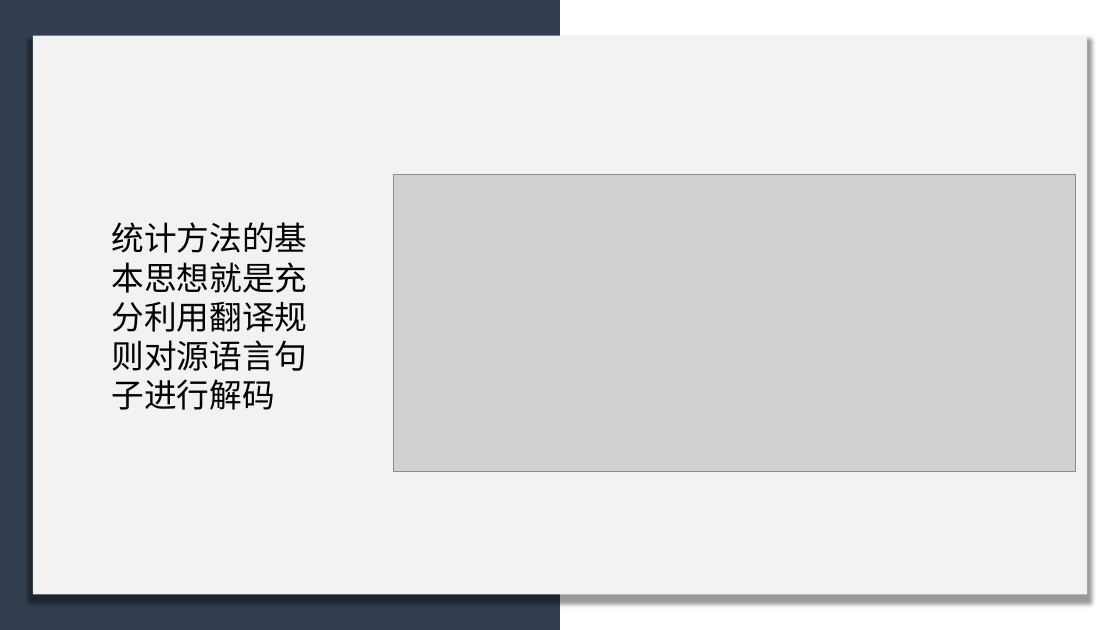
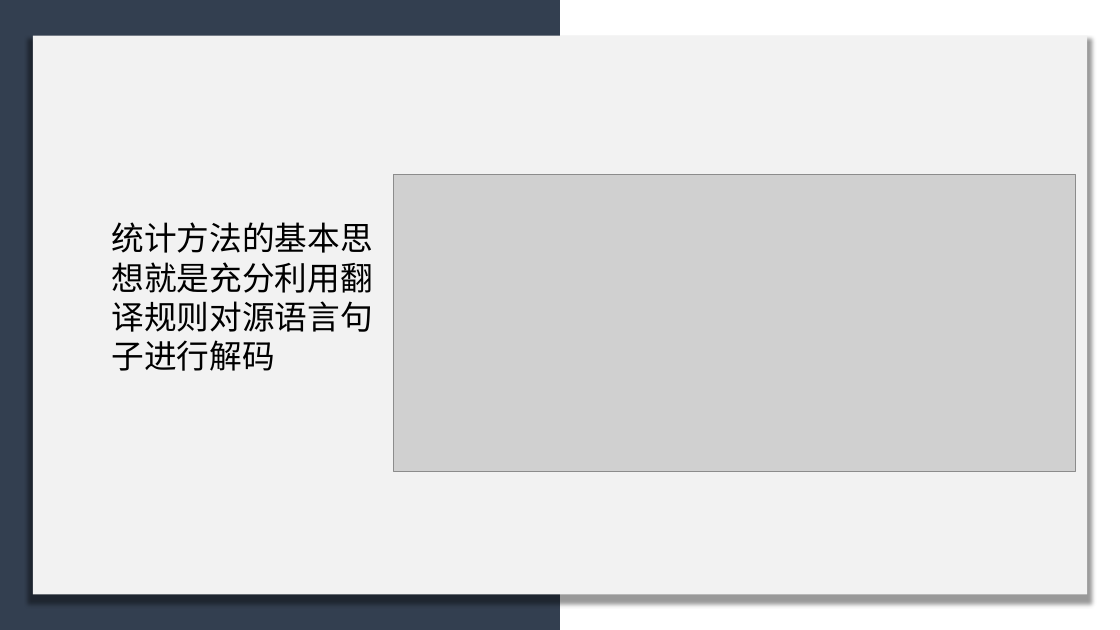
Before and after one commit to licheng0573/RosettaStone, a slide deck: slide 28 of 二组展示_10_24.pptx. Drawn at 1120x630 pixels with LibreOffice and Linux fonts; fonts in the diff are those of the drawing; grey boxes stand for pictures. Boxes give left, top, right and bottom in pixels: in the first picture for what was removed or moved away, otherwise in the second. Text is boxed around its words. In the diff, an @@ line names an element or a change of style, - is before the commit and + after.

```diff
--- a/二组展示_10_24.pptx
+++ b/二组展示_10_24.pptx
@@ text "统计方法的基本思想就是充分利用翻译规则对源语言句子进行解码" rewrapped from [112,222,308,410] to [112,222,373,371] @@
```
Also in this commit, not shown: 6 other slides changed, 3 slides removed, 1 other file.
